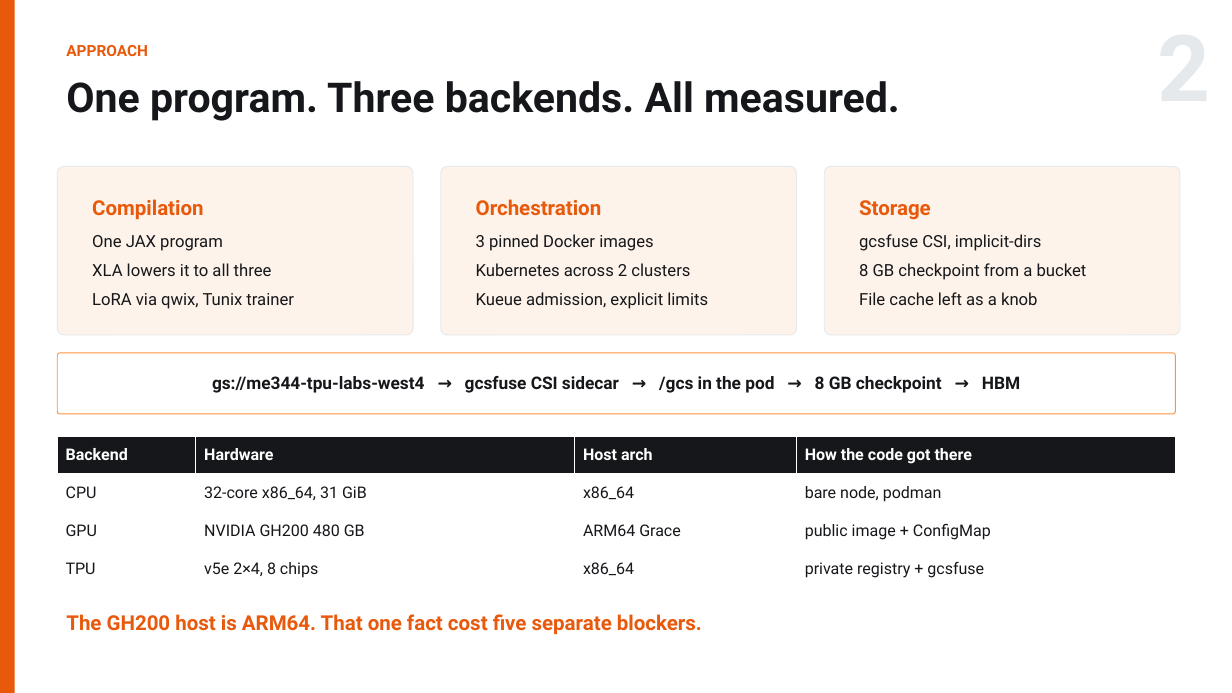
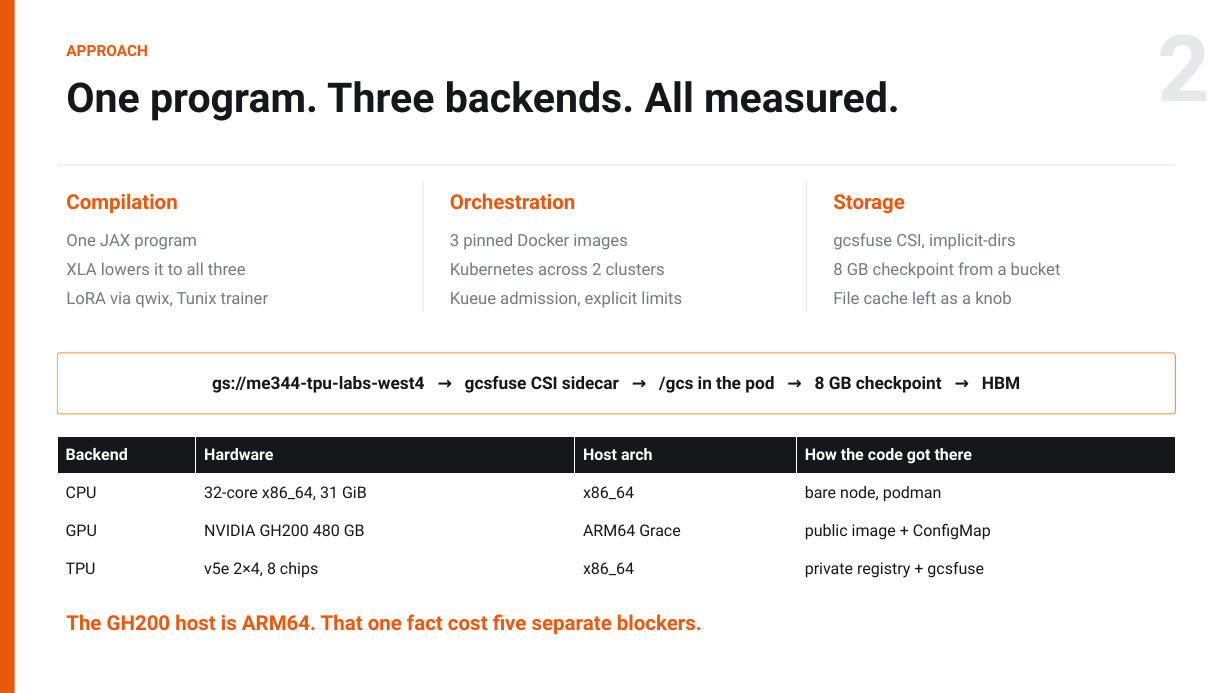
Before and after one commit to RN0L/qwen3-icd10-scaling, a slide deck: slide 2 of slides/ME344_Final_Arnold_Hambuch.pptx. Drawn at 1232x693 pixels with LibreOffice and Linux fonts; fonts in the diff are those of the drawing. Boxes give left, top, right and bottom in pixels: in the first picture for what was removed or moved away, otherwise in the second. Text is boxed around its words. In the diff, an @@ line names an element or a change of style, - is before the commit and + after.

Commit message:
Deck: cut the card grids, let one thing per slide be loud
Two boxes read as machine-written and are gone: the "Scaling recommendation"
paragraph and the "What this means for Dr. Findus" card. Both were four to six
lines of running prose inside a tinted rectangle, which is a document pretending
to be a slide.

The wider problem was that the tinted rounded card had become the default wrapper
for anything that was not a table or a chart -- eight of them across five slides,
every one the same size and weight. When everything is enclosed, nothing is
emphasised. Down to two, and both earn it: slide 3's red card is the one anomaly
in the whole project (a run that reported 11 million tokens/s with status ok), and
slide 2's outlined bar is the storage path the slide builds towards.

What replaced them:

  slide 1  the startup block loses its tint, so the problem statement is no longer
           the second-loudest thing on the problem slide; the research question
           gets a rule above it and moves up out of a dead band
  slide 2  three identical cards become three columns with a rule and hairline
           dividers -- same structure, without three equal boxes
  slide 4  two cards become type on hairlines, which also fills the empty quadrant
  slide 5  three equal stat cards and two prose blocks become one 96pt number,
           two subordinate findings, and a bottom band: a directive and the cost
           pair as a number rather than a paragraph

Cost survives the edit, without the framing: $0.56 against $5.72 per 1,000 steps,
with the proxy caveat kept.

Tooling, because this could not be checked by eye:

- the layout check now estimates each text block's real occupied rectangle and
  flags text overlapping text, not just text crossing a slide edge. It found four
  collisions immediately, including one in stat() where the caption offset was a
  fixed 0.74in regardless of how large the number was set.
- slides/preview.py rasterises the deck with Pillow. There is no headless PPTX
  renderer on this machine and driving Keynote by AppleScript blocks on a
  permissions prompt, which left slide design being changed sight-unseen. It is an
  approximation and says so.

The committed PDF is NOT regenerated by this commit and is now stale.

```diff
--- a/slides/ME344_Final_Arnold_Hambuch.pptx
+++ b/slides/ME344_Final_Arnold_Hambuch.pptx
@@ rounded rectangle removed at [57,166,413,335] @@
@@ rectangle added at [57,165,1176,165], fill #E6E9EC @@
@@ rounded rectangle removed at [441,166,797,335] @@
@@ rounded rectangle removed at [824,166,1180,335] @@
@@ text "Compilation": place and size @@
-text "Compilation" at [92,199,203,219]
+text "Compilation" at [66,193,177,214]
@@ rectangle added at [422,181,423,312], fill #E6E9EC @@
@@ less space between paragraphs in 3 elements at [833,194,905,214], [66,193,177,214], [450,193,576,210] @@
@@ text "Orchestration": place and size @@
-text "Orchestration" at [476,199,602,216]
+text "Orchestration" at [450,193,576,210]
@@ rectangle added at [806,181,807,312], fill #E6E9EC @@
@@ text "Storage": place and size @@
-text "Storage" at [859,200,931,220]
+text "Storage" at [833,194,905,214]
@@ text "One JAX program": place and size @@
-text "One JAX program" at [92,235,294,309]
+text "One JAX program" at [66,234,269,308]
@@ text colour #15171A to #717A85 in 3 elements at [833,233,1061,304], [66,234,269,308], [450,233,682,308] @@
@@ text "3 pinned Docker images": place and size @@
-text "3 pinned Docker images" at [476,234,708,309]
+text "3 pinned Docker images" at [450,233,682,308]
@@ text "gcsfuse CSI, implicit-dirs": place and size @@
-text "gcsfuse CSI, implicit-dirs" at [859,234,1087,305]
+text "gcsfuse CSI, implicit-dirs" at [833,233,1061,304]
```
Also in this commit, not shown: 3 other slides changed, 3 other files.
